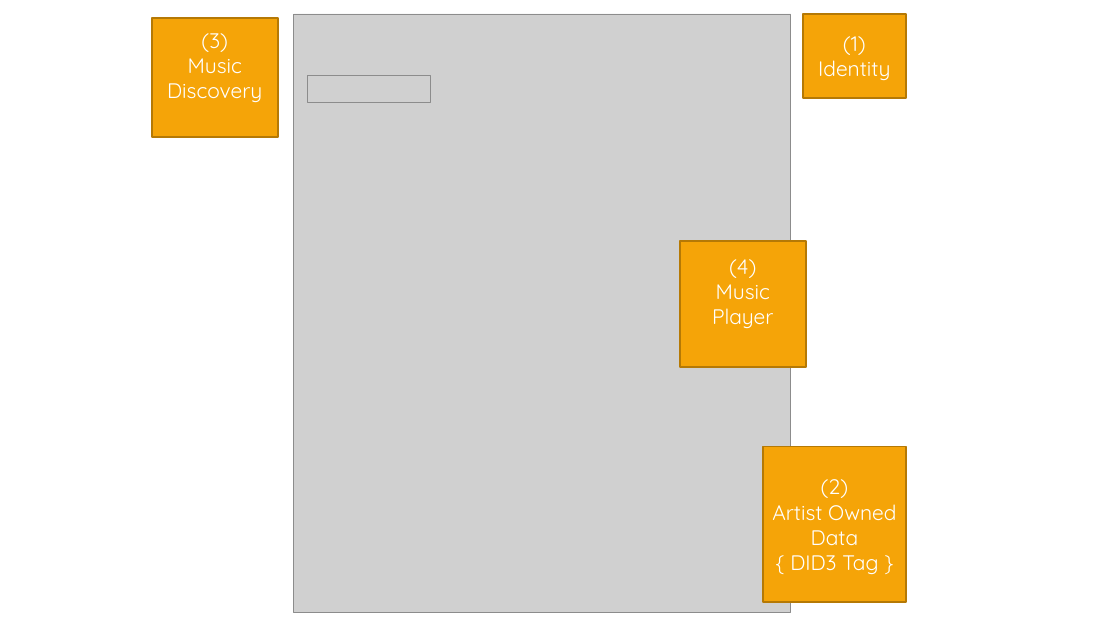
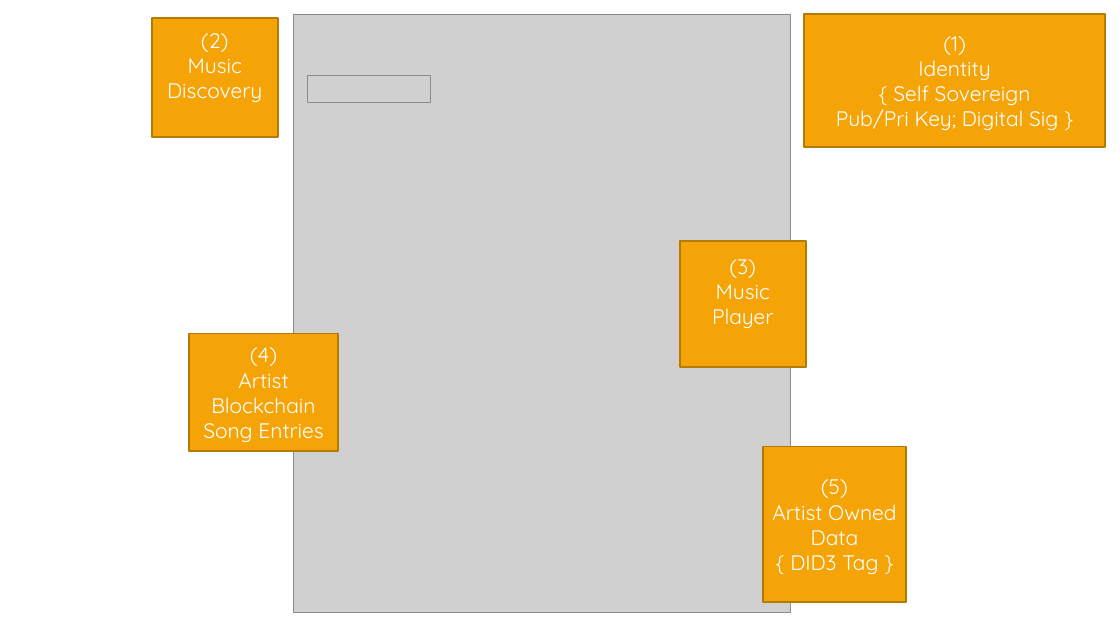
Before and after one commit to ntheile/soundblock, a slide deck: slide 4 of soundblock.pptx. Drawn at 1120x630 pixels with LibreOffice and Linux fonts; fonts in the diff are those of the drawing; grey boxes stand for pictures; background and template pictures are left out. Boxes give left, top, right and bottom in pixels: in the first picture for what was removed or moved away, otherwise in the second. Text is boxed around its words. In the diff, an @@ line names an element or a change of style, - is before the commit and + after.

Commit message:
ppt image

```diff
--- a/soundblock.pptx
+++ b/soundblock.pptx
@@ rectangle "(1)": place and size @@
-rectangle "(1)" at box(802, 14, 906, 98)
+rectangle "(1)" at box(804, 14, 1106, 147)
@@ text in rectangle at box(201, 33, 229, 52): text changed @@
-(3)
+(2)
@@ text in rectangle at box(836, 85, 1058, 131): paragraphs added @@
+{ Self Sovereign
+Pub/Pri Key; Digital Sig }
@@ text in rectangle at box(729, 259, 756, 278): text changed @@
-(4)
+(3)
@@ rectangle added at box(189, 334, 339, 451), fill #F5A408, outline #B57906 1.5 pt, 18 pt, text #FFFFFF @@
+(4)
+Artist Blockchain
+Song Entries
@@ text in rectangle at box(821, 479, 848, 498): text changed @@
-(2)
+(5)
```
Also in this commit, not shown: 2 other files.
